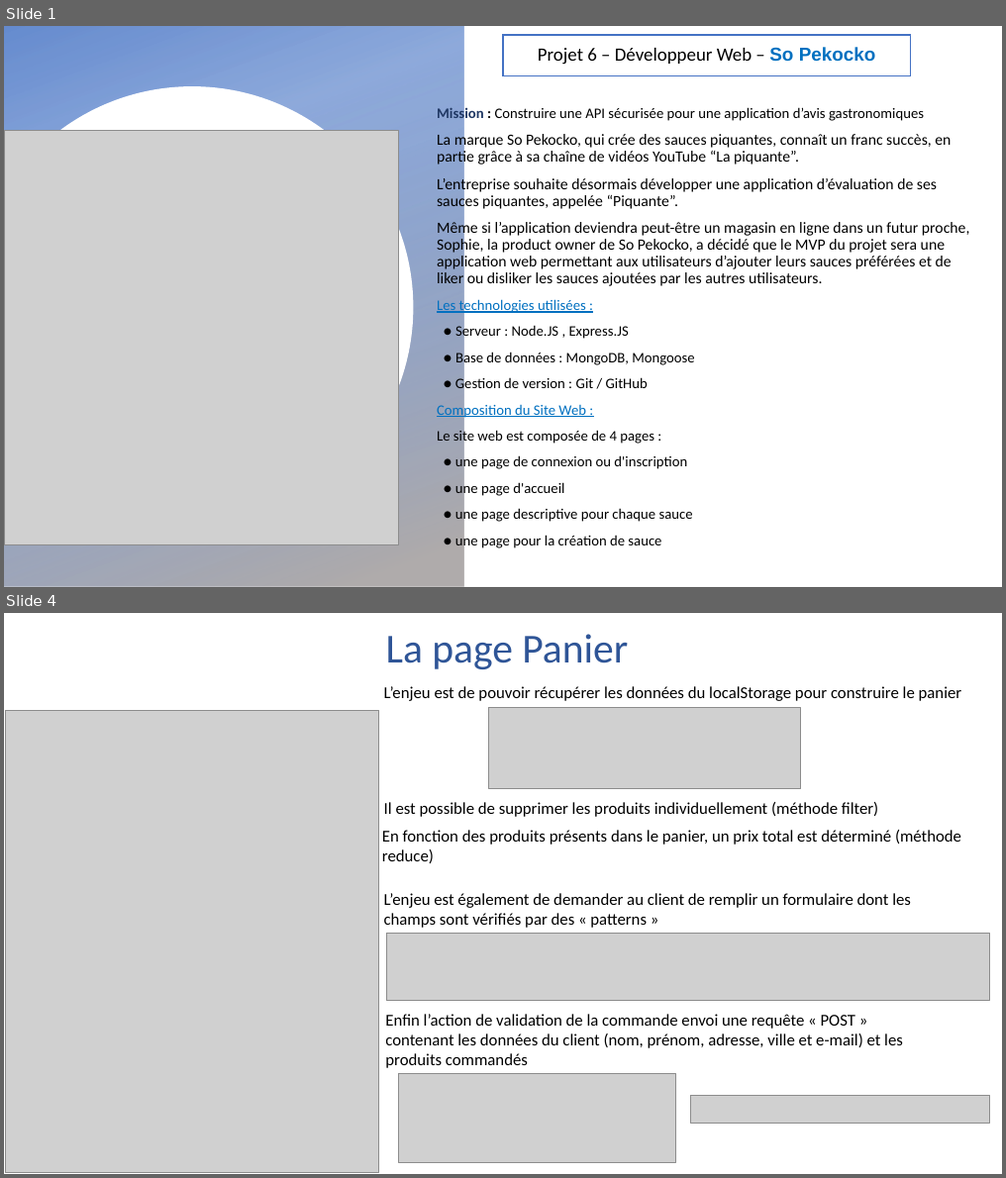
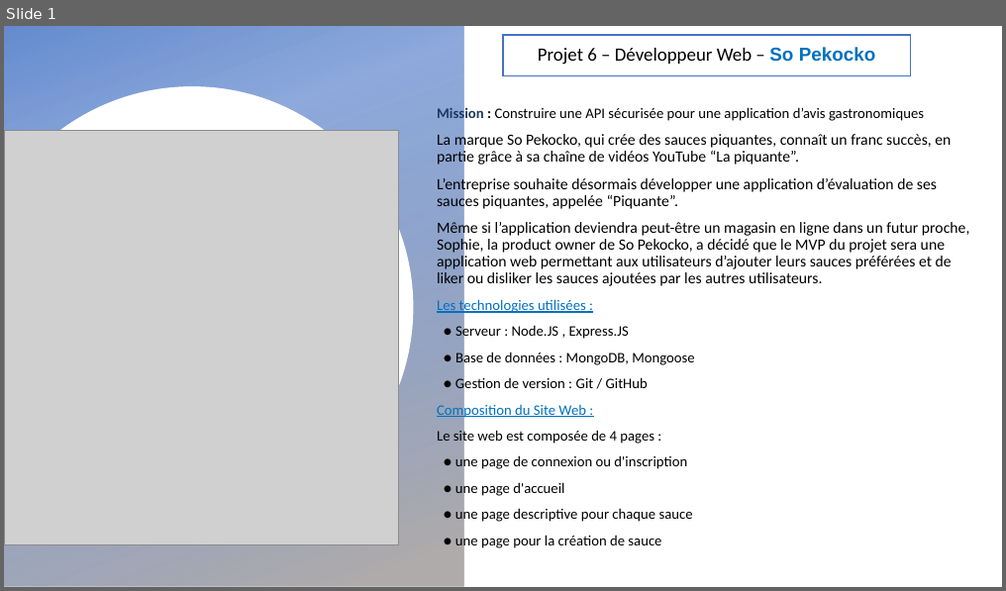
Before and after one commit to OlivierBASQUIN/OlivierBASQUIN, a slide deck: Présentation Projet 6 - So Peckocko.pptx. Shown one above the other, each under a label of ours: slides 1 and 4 before the commit, slide 1 after it; the slides between them are not shown. The pictures are 1006x1178 and 1006x591 pixels, drawn with LibreOffice and Linux fonts; fonts in the diff are those of the drawing; grey boxes stand for pictures; background and template pictures are left out. Boxes give left, top, right and bottom in pixels: in the first picture for what was removed or moved away, otherwise in the second. Text is boxed around its words. In the diff, an @@ line names an element or a change of style, - is before the commit and + after.

```diff
--- a/Présentation Projet 6 - So Peckocko.pptx
+++ b/Présentation Projet 6 - So Peckocko.pptx
@@ slide 4 removed at (4,613,1002,1174), background #FFFFFF @@
@@ title removed at (386,634,628,669) @@
-La page Panier
@@ text removed at (384,686,962,701) @@
-L’enjeu est de pouvoir récupérer les données du localStorage pour construire le panier
@@ picture removed at (6,711,378,1173) @@
@@ picture removed at (489,708,801,789) @@
@@ text removed at (384,802,878,817) @@
-Il est possible de supprimer les produits individuellement (méthode filter)
@@ text removed at (382,830,961,863) @@
-En fonction des produits présents dans le panier, un prix total est déterminé (méthode reduce)
@@ text removed at (384,893,911,928) @@
-L’enjeu est également de demander au client de remplir un formulaire dont les champs sont vérifiés par des « patterns »
@@ picture removed at (386,933,990,1001) @@
@@ text removed at (385,1014,903,1068) @@
-Enfin l’action de validation de la commande envoi une requête « POST » contenant les données du client (nom, prénom, adresse, ville et e-mail) et les produits commandés
@@ picture removed at (399,1074,676,1162) @@
@@ picture removed at (690,1096,990,1124) @@
```
Also in this commit, not shown: 1 slide changed, 1 slide added, 3 other slides removed, 2 other files.
